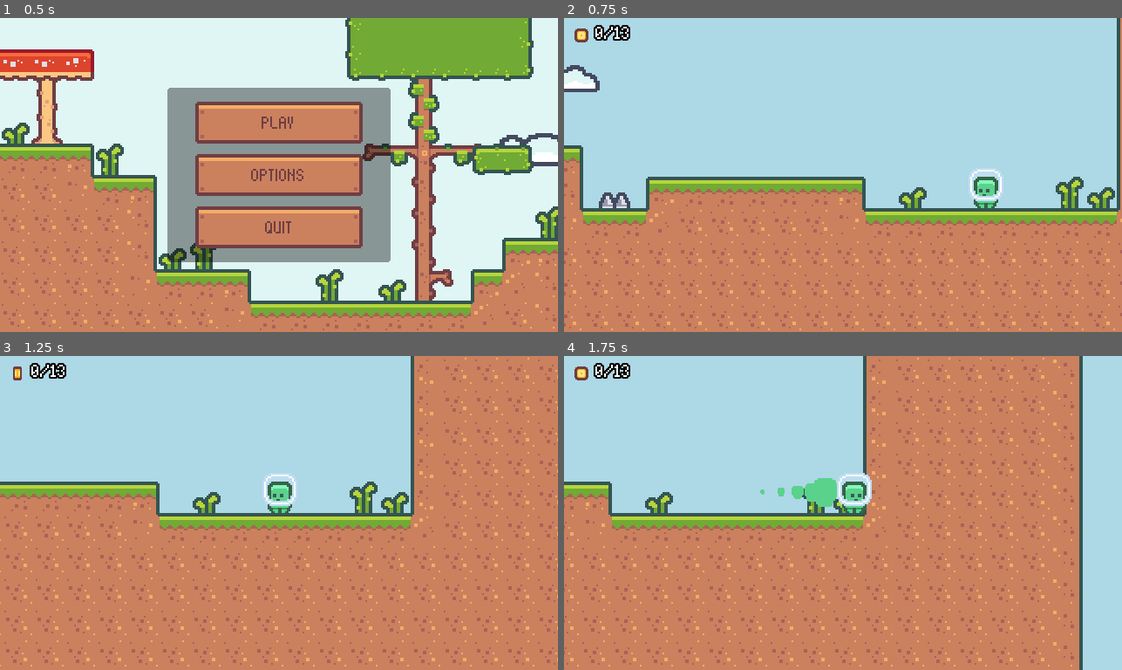
Above: before the commit, frames 1-4 (two rows, left to right).
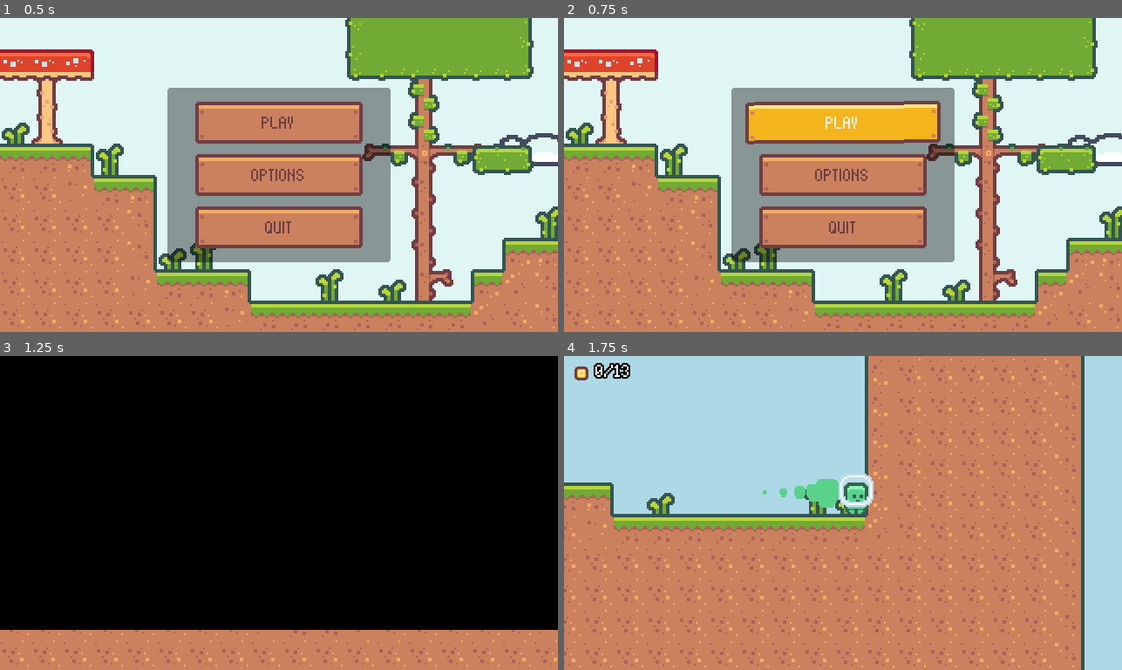
Above: after the commit, the same moments.

Repository: rprav-n/2D-Platformer
Game: Godot game, scene res://scenes/main/main.tscn
Two runs of this game, one before a commit and one after it. Both use one fixed random seed, a clock stepped at 60 frames per second and the inputs below.
Inputs (mouse positions are in pixels of both pictures, inside the frame that each line leads up to):
- Up to frame 1 (0.5 s): no input
- Up to frame 2 (0.75 s): click "PLAY" at 0.5 s
- Up to frame 3 (1.25 s): no input
- Up to frame 4 (1.75 s): move the mouse to (965, 497) at 1.27 s; hold Right (move_right) from 1.28 s (still down); tap Shift (dash) at 1.35 s; tap Space (jump) at 1.52 s

Frame 1 is identical in both runs. In frame 2, 80% of the frame differs, in the area x 0-100%, y 0-100%; in frame 3, 89%, in the area x 0-100%, y 0-99%; in frame 4, 8.8%.

Commit message:
Added Screen Transitions

Diff:
--- a/project.godot
+++ b/project.godot
@@ -19,6 +19,7 @@
 
 GameEvent="*res://autoloads/game_event.gd"
 LevelManager="*res://scenes/level_manager/level_manager.tscn"
+ScreenTransitionManager="*res://scenes/ui/screen_transition_manager/screen_transition_manager.tscn"
 
 [display]
 
--- a/scenes/level_manager/level_manager.gd
+++ b/scenes/level_manager/level_manager.gd
@@ -9,7 +9,7 @@
 	current_level_index = level_index
 	if current_level_index >= level_scenes.size():
 		current_level_index = 0
-	get_tree().change_scene_to_packed(level_scenes[current_level_index])
+	ScreenTransitionManager.transition_to_scene(level_scenes[current_level_index].resource_path)
 
 
 func increment_level():
--- a/scenes/levels/level_001.tscn
+++ b/scenes/levels/level_001.tscn
@@ -18,7 +18,7 @@
 layer_0/tile_data = PackedInt32Array(-786459, 1245184, 3, -786460, 1179648, 3, -786461, 1179648, 3, -786462, 1179648, 3 …(232 unchanged characters)…
 
 [node name="Flag" parent="." index="5"]
-position = Vector2(202, -270)
+position = Vector2(299, 90)
 
 [node name="Coin" parent="Collectibles" index="0" instance=ExtResource("4_h6psi")]
 position = Vector2(58, 17)
--- a/scenes/ui/main_menu/main_menu.gd
+++ b/scenes/ui/main_menu/main_menu.gd
@@ -13,6 +13,7 @@
 
 
 func _on_play_button_pressed():
+	await get_tree().create_timer(0.3).timeout
 	LevelManager.change_level(0)
 
 
--- /dev/null
+++ b/scenes/ui/screen_transition/screen_transition.gd
@@ -0,0 +1,8 @@
+class_name ScreenTransition
+
+extends CanvasLayer
+
+signal screen_covered
+
+func emit_screen_covered():
+	screen_covered.emit()
--- /dev/null
+++ b/scenes/ui/screen_transition/screen_transition.gdshader
@@ -0,0 +1,12 @@
+shader_type canvas_item;
+
+uniform sampler2D wipeImage;
+uniform float percent: hint_range(0, 1);
+
+void fragment() {
+	float textVal = texture(wipeImage, UV).r;
+
+	if (textVal < percent) {
+		COLOR.a = 0.0;
+	}
+}
--- /dev/null
+++ b/scenes/ui/screen_transition/screen_transition.tscn
@@ -0,0 +1,83 @@
+[gd_scene load_steps=8 format=3 uid="uid://xpk8nlyikjom"]
+
+[ext_resource type="Shader" path="res://scenes/ui/screen_transition/screen_transition.gdshader" id="1_g8g5p"]
+[ext_resource type="Script" path="res://scenes/ui/screen_transition/screen_transition.gd" id="1_xhwwd"]
+[ext_resource type="Texture2D" uid="uid://baatlc2yyvnbp" path="res://assets/effects/screen-wipe.png" id="2_i8yqd"]
+
+[sub_resource type="ShaderMaterial" id="ShaderMaterial_nawkl"]
+shader = ExtResource("1_g8g5p")
+shader_parameter/percent = 0.0
+shader_parameter/wipeImage = ExtResource("2_i8yqd")
+
+[sub_resource type="Animation" id="Animation_e2gcp"]
+resource_name = "default"
+length = 0.6
+tracks/0/type = "value"
+tracks/0/imported = false
+tracks/0/enabled = true
+tracks/0/path = NodePath("ColorRect:material:shader_parameter/percent")
+tracks/0/interp = 2
+tracks/0/loop_wrap = true
+tracks/0/keys = {
+"times": PackedFloat32Array(0, 0.3, 0.6),
+"transitions": PackedFloat32Array(1, 1, 1),
+"update": 0,
+"values": [1.0, 0.0, 1.0]
+}
+tracks/1/type = "method"
+tracks/1/imported = false
+tracks/1/enabled = true
+tracks/1/path = NodePath(".")
+tracks/1/interp = 1
+tracks/1/loop_wrap = true
+tracks/1/keys = {
+"times": PackedFloat32Array(0.3, 0.6),
+"transitions": PackedFloat32Array(1, 1),
+"values": [{
+"args": [],
+"method": &"emit_screen_covered"
+}, {
+"args": [],
+"method": &"queue_free"
+}]
+}
+
+[sub_resource type="Animation" id="Animation_j7wuv"]
+length = 0.001
+tracks/0/type = "value"
+tracks/0/imported = false
+tracks/0/enabled = true
+tracks/0/path = NodePath("ColorRect:material:shader_parameter/percent")
+tracks/0/interp = 1
+tracks/0/loop_wrap = true
+tracks/0/keys = {
+"times": PackedFloat32Array(0),
+"transitions": PackedFloat32Array(1),
+"update": 0,
+"values": [0.0]
+}
+
+[sub_resource type="AnimationLibrary" id="AnimationLibrary_qb4qr"]
+_data = {
+"RESET": SubResource("Animation_j7wuv"),
+"default": SubResource("Animation_e2gcp")
+}
+
+[node name="ScreenTransition" type="CanvasLayer"]
+layer = 2
+script = ExtResource("1_xhwwd")
+
+[node name="ColorRect" type="ColorRect" parent="."]
+material = SubResource("ShaderMaterial_nawkl")
+anchors_preset = 15
+anchor_right = 1.0
+anchor_bottom = 1.0
+grow_horizontal = 2
+grow_vertical = 2
+color = Color(0, 0, 0, 1)
+
+[node name="AnimationPlayer" type="AnimationPlayer" parent="."]
+autoplay = "default"
+libraries = {
+"": SubResource("AnimationLibrary_qb4qr")
+}
--- /dev/null
+++ b/scenes/ui/screen_transition_manager/screen_transition_manager.gd
@@ -0,0 +1,10 @@
+extends Node
+
+var screen_transition_scene: PackedScene = preload("res://scenes/ui/screen_transition/screen_transition.tscn")
+
+
+func transition_to_scene(scene_path: String):
+	var screen_transition: ScreenTransition = screen_transition_scene.instantiate() as ScreenTransition
+	add_child(screen_transition)
+	await screen_transition.screen_covered
+	get_tree().change_scene_to_file(scene_path)
--- /dev/null
+++ b/scenes/ui/screen_transition_manager/screen_transition_manager.tscn
@@ -0,0 +1,6 @@
+[gd_scene load_steps=2 format=3 uid="uid://bq0w5rs2qp7sx"]
+
+[ext_resource type="Script" path="res://scenes/ui/screen_transition_manager/screen_transition_manager.gd" id="1_gjt51"]
+
+[node name="ScreenTransitionManager" type="Node"]
+script = ExtResource("1_gjt51")
Binary file added: assets/effects/screen-wipe.png
Not shown, added: assets/effects/screen-wipe.png.import
